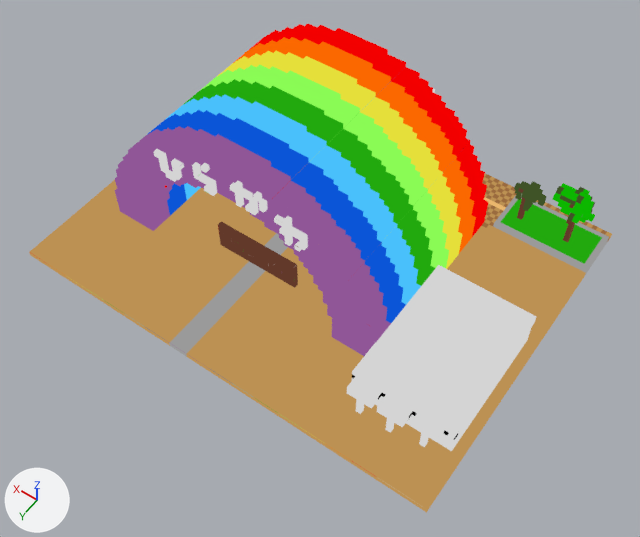
An edit to the glTF model models/hirakawadoubutsuen.glb, drawn before and after from the same camera.
Both versions are drawn from a camera (50 mm lens) standing at (-1.28, 1.81, 2.69) and looking at (-0.12, 0.19, 0.14). Every picture has the same lights, and +X, +Y and +Z are marked at lower left. The first picture is the older version. Where no turn or scale is listed for an object, it has been applied to the vertices.

Objects in the first picture: 'hirakawadoubutsuen'.
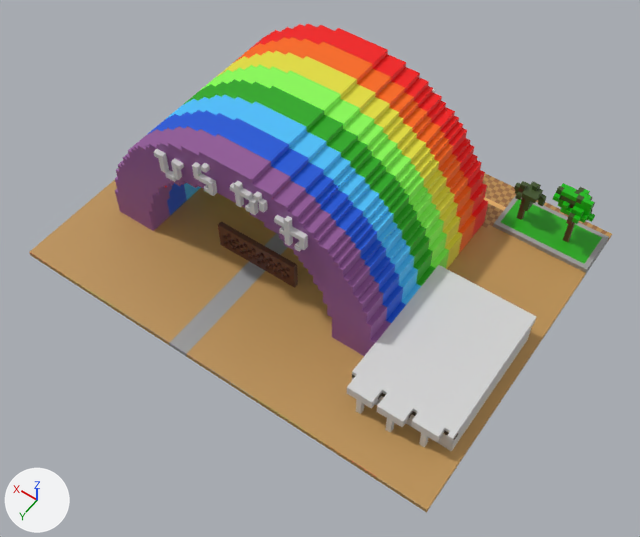
Pixel boxes [x1, y1, x2, y2] of what changed, in the pictures (640 x 537 px):
'hirakawadoubutsuen', recoloured
    both: [29, 24, 612, 512]

What changed in the scene script:
```text
Change mat_material_hirakawadoubutsuen:
    remove n0 = _N.new('ShaderNodeEmission'); n0.name = 'Emission'
    remove n1 = _N.new('ShaderNodeLightPath'); n1.name = 'Light Path'
    remove n2 = _N.new('ShaderNodeBsdfTransparent'); n2.name = 'Transparent BSDF'
    remove n3 = _N.new('ShaderNodeMixShader'); n3.name = 'Mix Shader'
    add n8 = _N.new('ShaderNodeBsdfPrincipled'); n8.name = 'Principled BSDF'
    where n4 = _N.new('ShaderNodeOutputMaterial'); n4.name = 'Material Output'
    where n5 = _N.new('ShaderNodeMix'); n5.name = 'Mix'
    remove _L.new(n1.outputs[0], n3.inputs[0])  # 'Is Camera Ray' to 'Factor'
    remove _L.new(n2.outputs[0], n3.inputs[1])  # 'BSDF' to 'Shader'
    remove _L.new(n0.outputs[0], n3.inputs[2])  # 'Emission' to 'Shader'
    remove _L.new(n3.outputs[0], n4.inputs[0])  # 'Shader' to 'Surface'
    remove _L.new(n5.outputs[2], n0.inputs[0])  # 'Result' to 'Color'
    add _L.new(n8.outputs[0], n4.inputs[0])  # 'BSDF' to 'Surface'
    add _L.new(n5.outputs[2], n8.inputs[0])  # 'Result' to 'Base Color'
```
